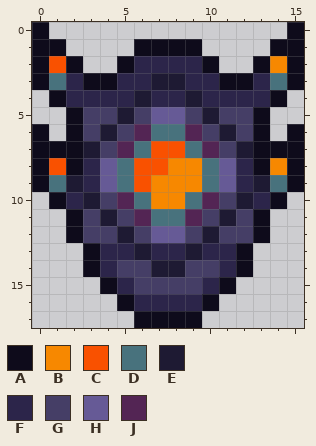
Two states of a pixel-art sprite, Content/Items/Accessories/SpookyShield.png. The picture above is the old version.
The file is 32x36 pixels, drawn in blocks of 2x2; one block is one cell here.
Palette (. is transparent): A #0e0b1b  B #f78800  C #f95100  D #48727d  E #1e1a33  F #2c254a  G #453e66  H #665a96  J #532554
Pixels before, first column x 0:
 0 A..............A
 1 AA....AAAA....AA
 2 ACA..AFFFFA..ABA
 3 ADFAAFFEEFFAAFDA
 4 .AFFFFEFFEFFFFA.
 5 ..AGGEGHHGEGGA..
 6 A.AGEGJDDJGEGA.A
 7 AAAEGJDCCDJGEAAA
 8 ACAFHDCCBBDHFABA
 9 ADEFHDCBBBDHFEDA
10 .AFEGJDBBDJGEFA.
11 ..AGEGJDDJGEGA..
12 ..AGGEGHHGEGGA..
13 ...AFFEFFEFFA...
14 ...AFGGEEGGFA...
15 ....AFGGGGFA....
16 .....AFFFFA.....
17 ......AAAA......
After:
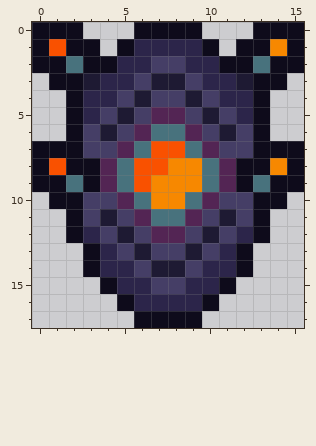
Changes in this commit:
Changed rows in their new state; - is an unchanged pixel.
first column x 0:
 0 -AA---AAAA---AA-
 1 -CAA-AFFFFA-AAB-
 2 -ADAAF-GG-FAADA-
 3 .AAEF-G--G-FEAA.
 4 -.A--G-GG-G--A.-
 5 ---F---JJ---F---
 6 .--------------.
 7 ---G--------G---
 8 ---AJ------JA---
 9 -ADAJ------JADA-
10 --AG--------GA--
12 ---F---JJ---F---
13 -----G-GG-G-----
14 -----F----F-----
15 ------F--F------
